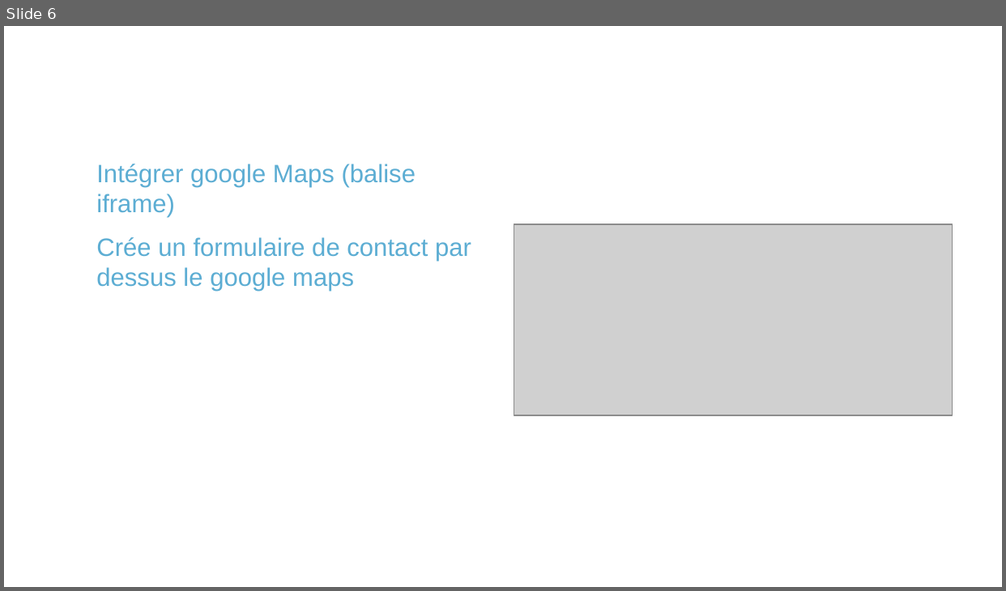
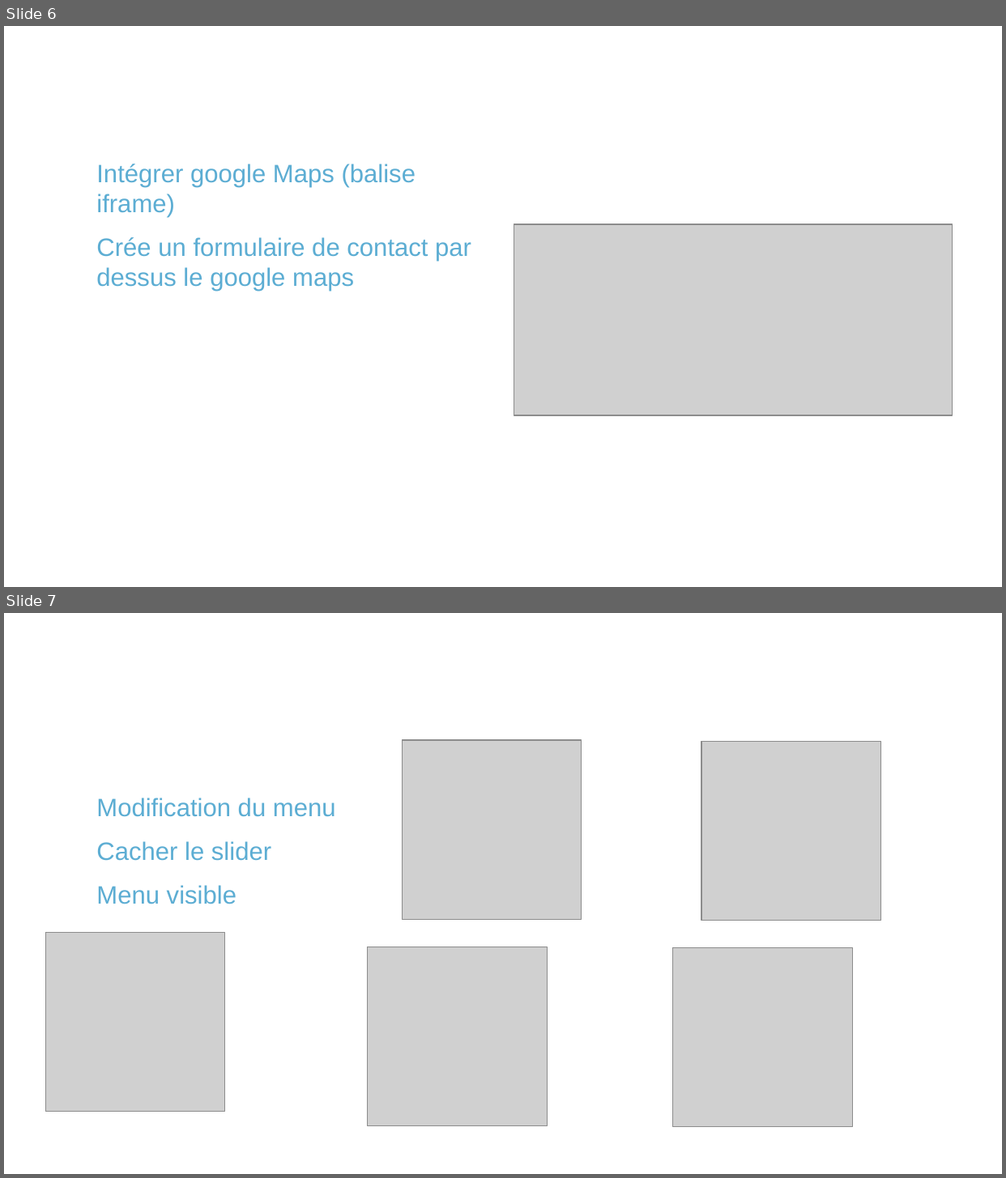
Before and after one commit to anais0210/projet1_openClassRooms, a slide deck: doc/projet1-presentation.odp. Shown one above the other, each under a label of ours: slide 6 before the commit, slides 6 and 7 after it. The pictures are 1006x591 and 1006x1178 pixels, drawn with LibreOffice and Linux fonts; fonts in the diff are those of the drawing; grey boxes stand for pictures; background and template pictures are left out. Boxes give left, top, right and bottom in pixels: in the first picture for what was removed or moved away, otherwise in the second. Text is boxed around its words. In the diff, an @@ line names an element or a change of style, - is before the commit and + after.

```diff
--- a/doc/projet1-presentation.odp
+++ b/doc/projet1-presentation.odp
@@ slide 7 added at bbox=[4, 613, 1002, 1174], background picture (left out) @@
@@ title added at bbox=[240, 635, 767, 706], 33 pt, text #FFFFFF @@
+Responsive
@@ picture added at bbox=[403, 741, 582, 920] @@
@@ picture added at bbox=[701, 742, 880, 921] @@
@@ text added at bbox=[96, 798, 336, 905], 20 pt, text #5CADD3 @@
+● Modification du menu
+● Cacher le slider
+● Menu visible
@@ picture added at bbox=[45, 933, 225, 1112] @@
@@ picture added at bbox=[368, 948, 548, 1127] @@
@@ picture added at bbox=[673, 948, 853, 1127] @@
```
Also in this commit, not shown: 2 slides changed, 1 slide removed.
